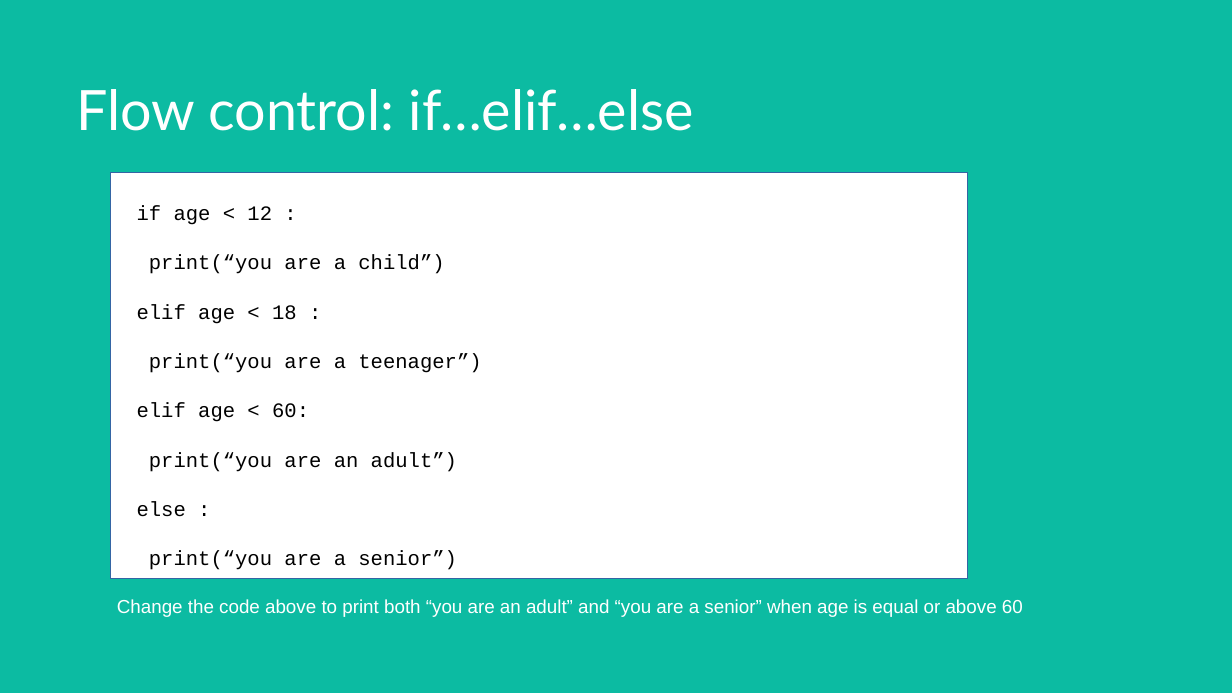
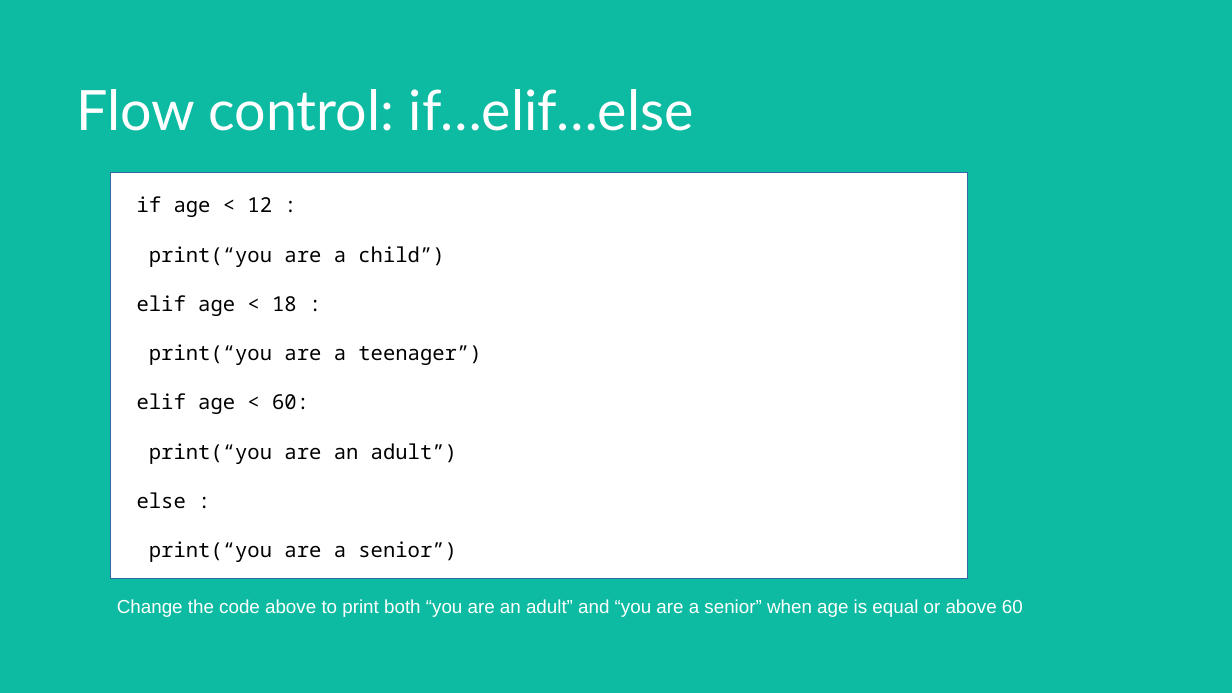
Before and after one commit to makerboxlao/training_resources, a slide deck: slide 17 of Programming_200222/intro.python.workshop.pptx. Drawn at 1232x693 pixels with LibreOffice and Linux fonts; fonts in the diff are those of the drawing. Boxes give left, top, right and bottom in pixels: in the first picture for what was removed or moved away, otherwise in the second. Text is boxed around its words. In the diff, an @@ line names an element or a change of style, - is before the commit and + after.

```diff
--- a/Programming_200222/intro.python.workshop.pptx
+++ b/Programming_200222/intro.python.workshop.pptx
@@ text "if age < 12 :": place and size @@
-text "if age < 12 :" at box(137, 206, 481, 570)
+text "if age < 12 :" at box(137, 196, 481, 562)
@@ text "if age < 12 :" at box(137, 196, 481, 562): font Courier New to Noto Sans Mono @@
```
Also in this commit, not shown: 21 other slides changed, 1 slide added, 1 slide removed, 3 other files.
